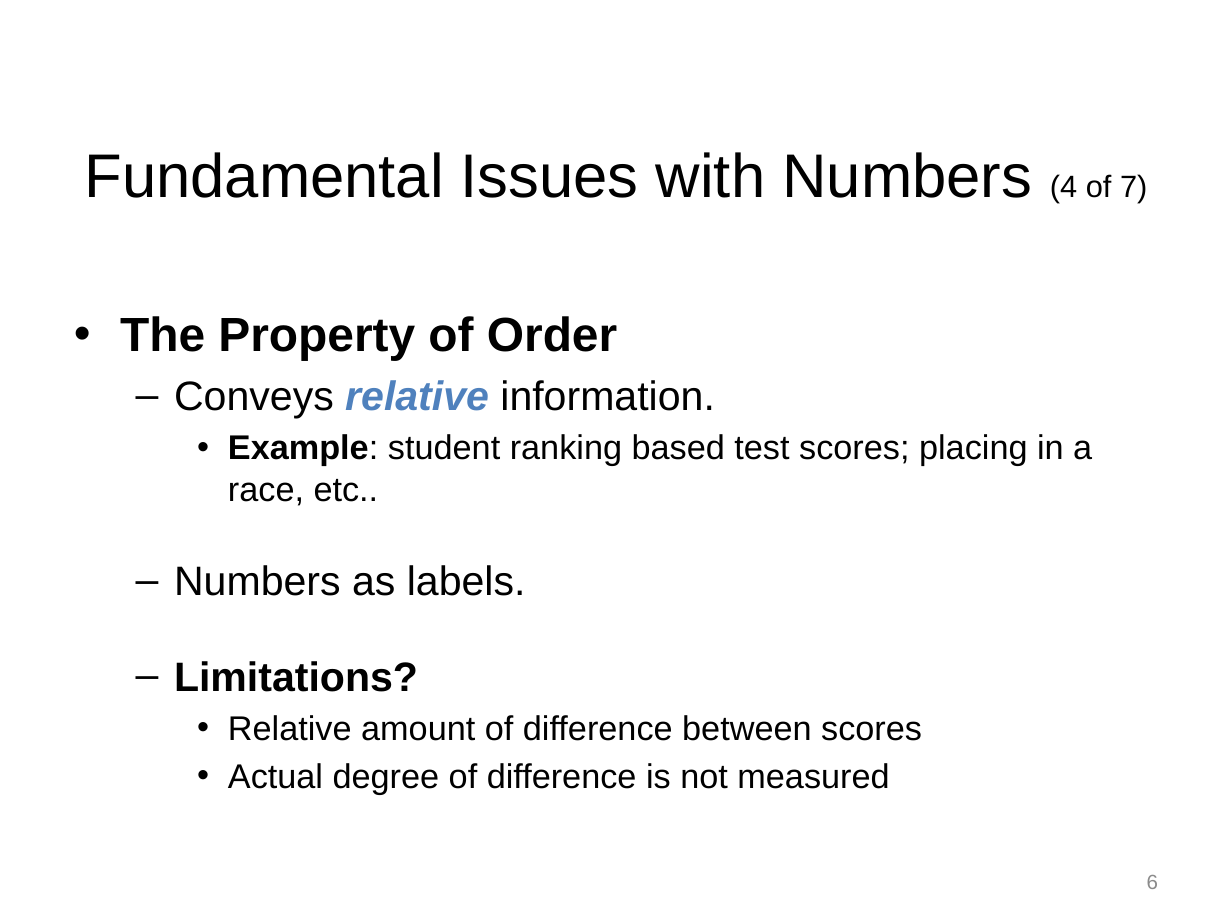
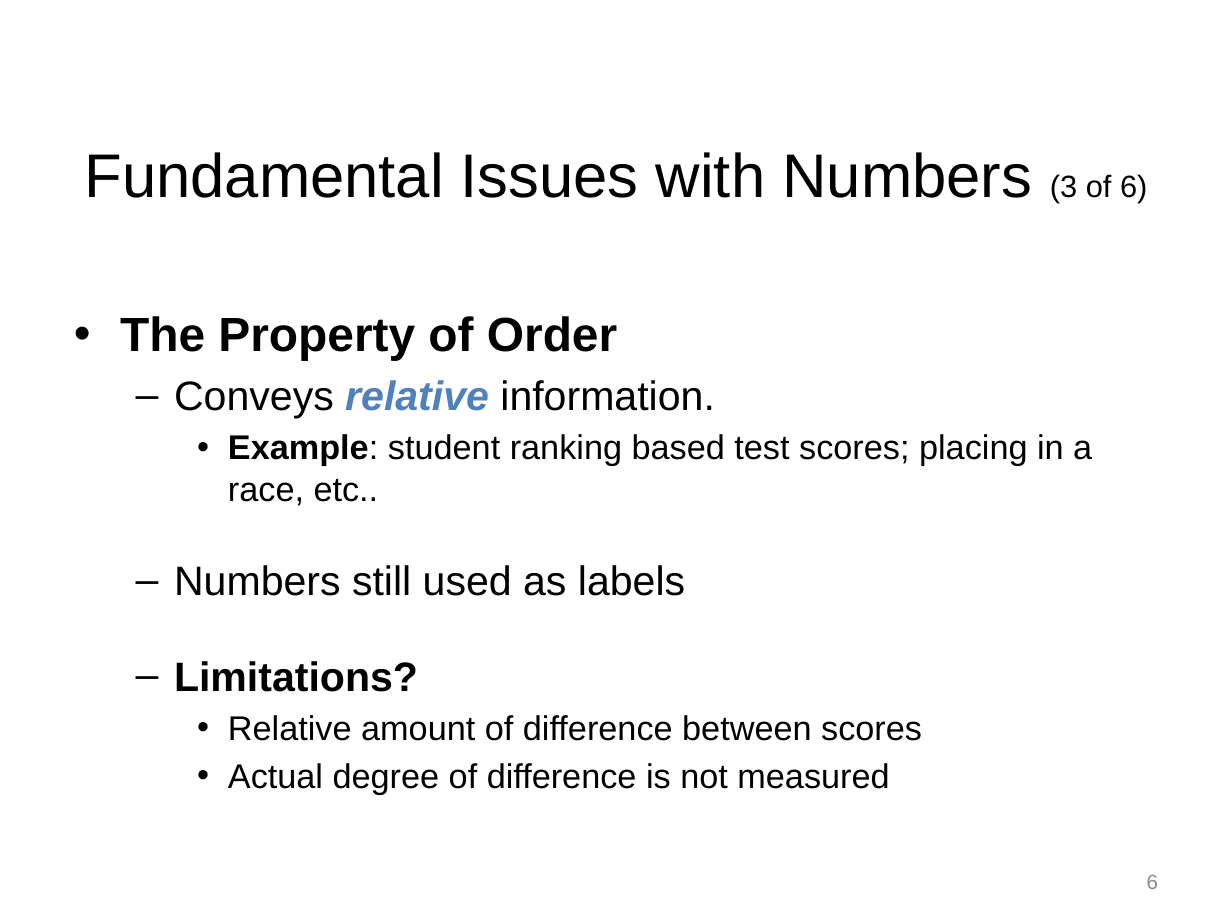
Before and after one commit to npm27/Teaching-Materials, a slide deck: slide 6 of Tests and Eval/Slides/2 Chapter 2.pptx. Drawn at 1232x924 pixels with LibreOffice and Linux fonts; fonts in the diff are those of the drawing. Boxes give left, top, right and bottom in pixels: in the first picture for what was removed or moved away, otherwise in the second. Text is boxed around its words. In the diff, an @@ line names an element or a change of style, - is before the commit and + after.

```diff
--- a/Tests and Eval/Slides/2 Chapter 2.pptx
+++ b/Tests and Eval/Slides/2 Chapter 2.pptx
@@ title at box(84, 152, 1147, 203): text changed @@
-Fundamental Issues with Numbers (4 of 7)
+Fundamental Issues with Numbers (3 of 6)
@@ text at box(174, 565, 685, 596): text changed @@
-  – Numbers as labels.
+  – Numbers still used as labels
```
Also in this commit, not shown: 10 other slides changed, 1 other file.
